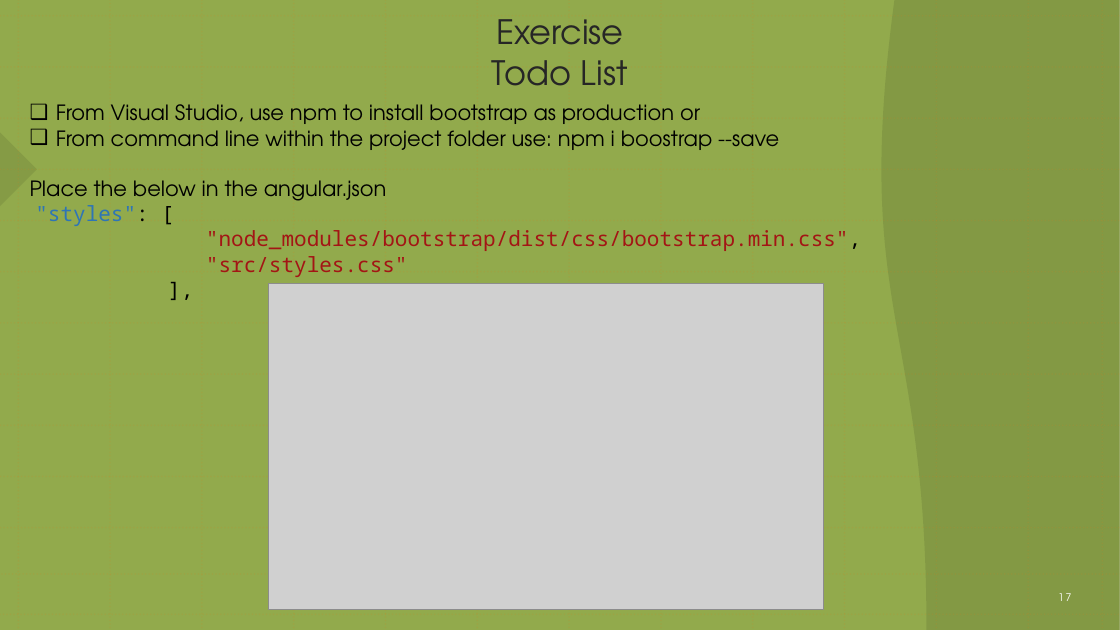
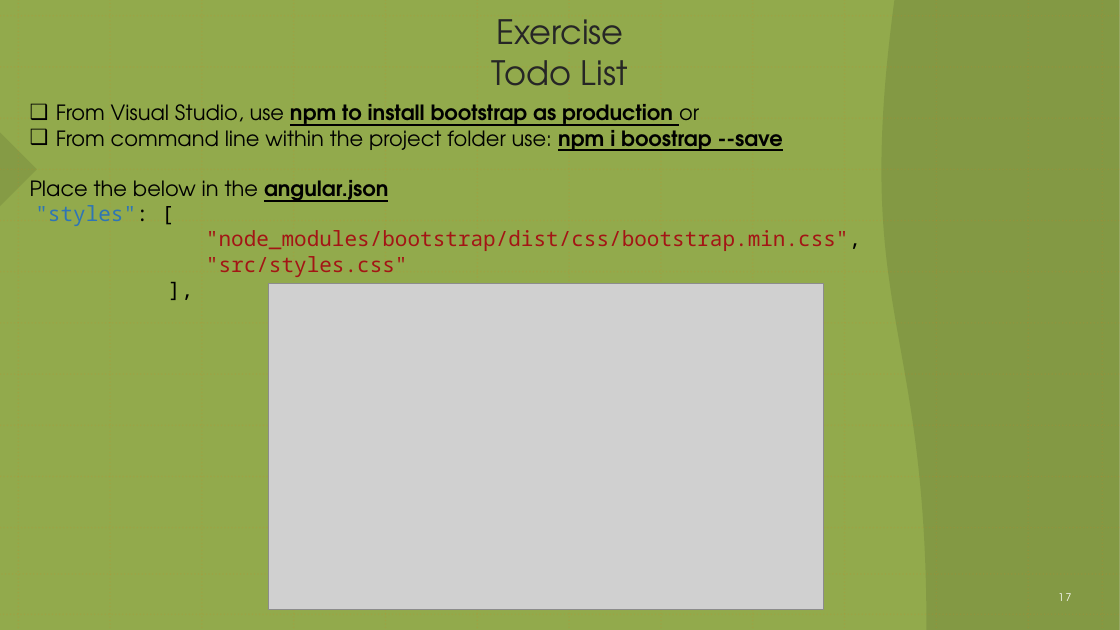
Before and after one commit to sthoang62/Web-Development-Study, a slide deck: slide 17 of Angular/AngularPart2.pptx. Drawn at 1120x630 pixels with LibreOffice and Linux fonts; fonts in the diff are those of the drawing; grey boxes stand for pictures. Boxes give left, top, right and bottom in pixels: in the first picture for what was removed or moved away, otherwise in the second. Text is boxed around its words. In the diff, an @@ line names an element or a change of style, - is before the commit and + after.

```diff
--- a/Angular/AngularPart2.pptx
+++ b/Angular/AngularPart2.pptx
@@ text at box(30, 104, 783, 206): bold on, underline on in "npm to install bootstrap as production", "npm i boostrap --save", "angular.json" @@
```
Also in this commit, not shown: 3 other slides changed.
